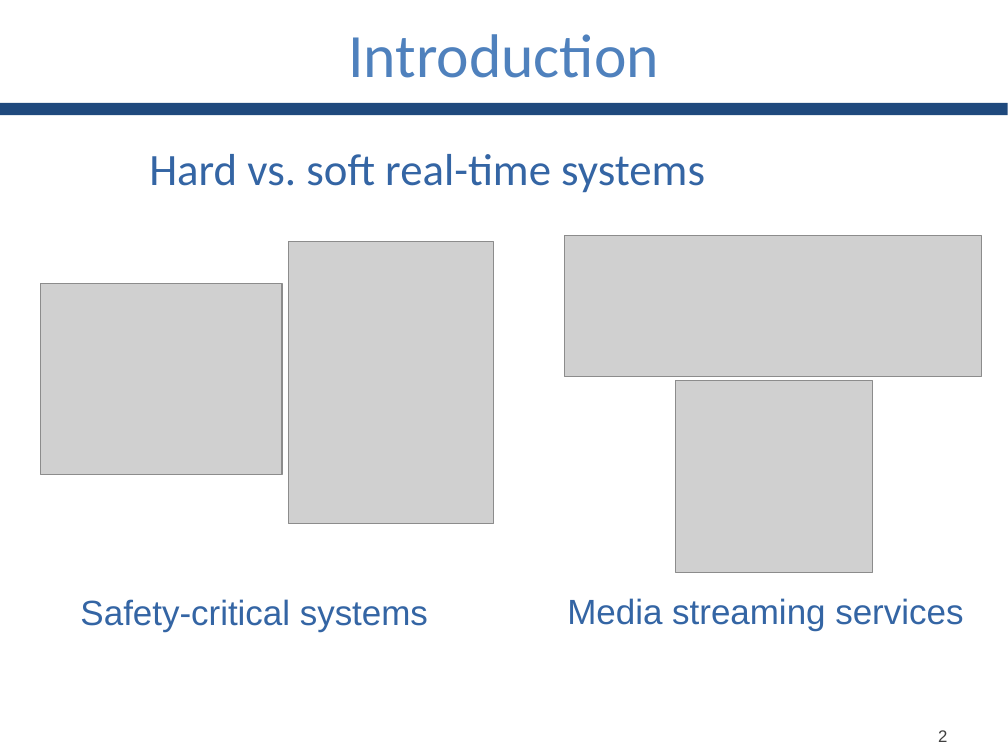
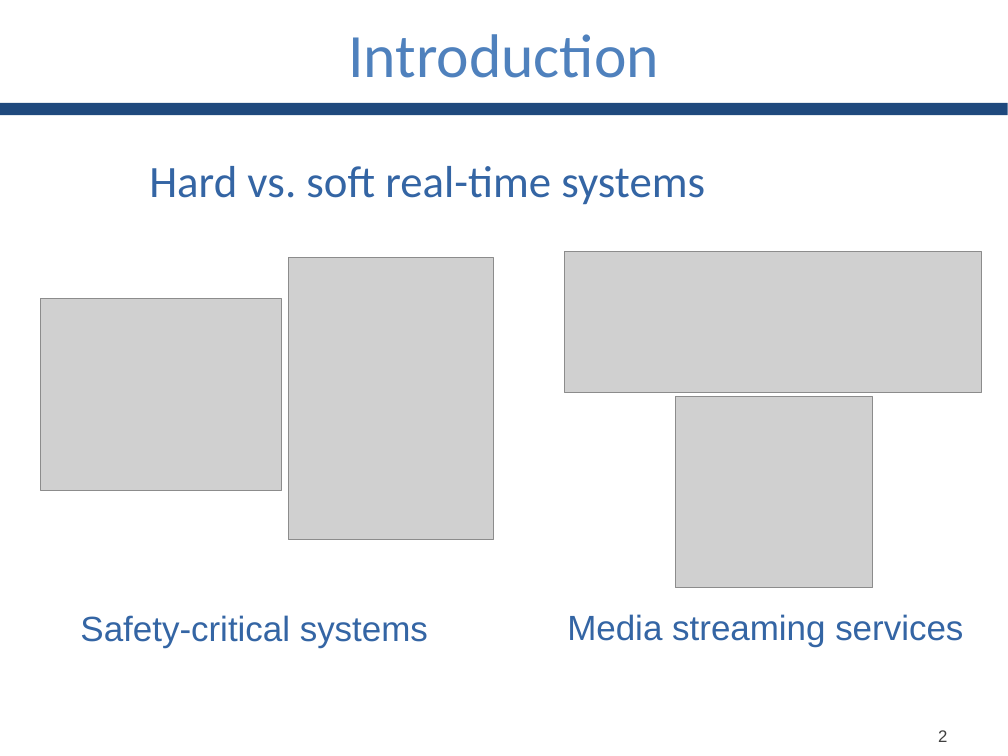
Before and after one commit to GianlucaBortoli/bachelorThesis, a slide deck: slide 3 of slides/slides.pptx. Drawn at 1008x756 pixels with LibreOffice and Linux fonts; fonts in the diff are those of the drawing; grey boxes stand for pictures. Boxes give left, top, right and bottom in pixels: in the first picture for what was removed or moved away, otherwise in the second. Text is boxed around its words. In the diff, an @@ line names an element or a change of style, - is before the commit and + after.

Commit message:
fix some text

```diff
--- a/slides/slides.pptx
+++ b/slides/slides.pptx
@@ text "Hard vs. soft real-time systems": place and size @@
-text "Hard vs. soft real-time systems" at [149, 154, 705, 193]
+text "Hard vs. soft real-time systems" at [149, 166, 705, 205]
@@ 4 pictures, 2 texts: place and size @@
-4 pictures, 2 texts at [40, 236, 982, 632]
+4 pictures, 2 texts at [40, 252, 982, 648]
```
Also in this commit, not shown: 10 other slides changed.
